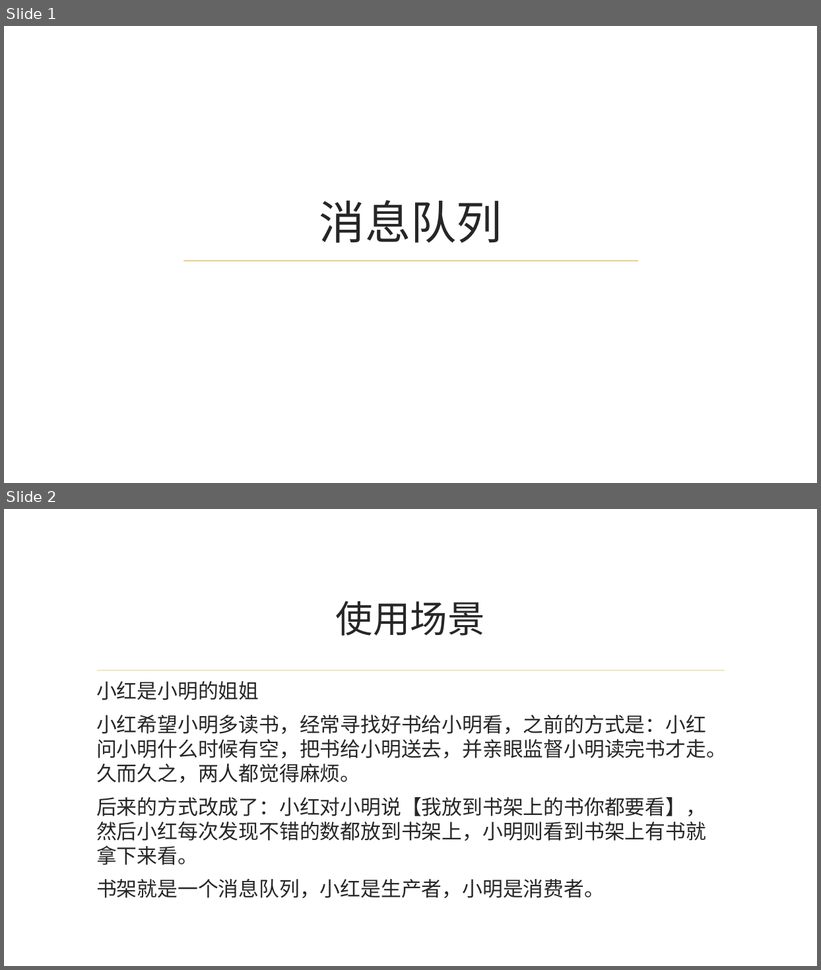
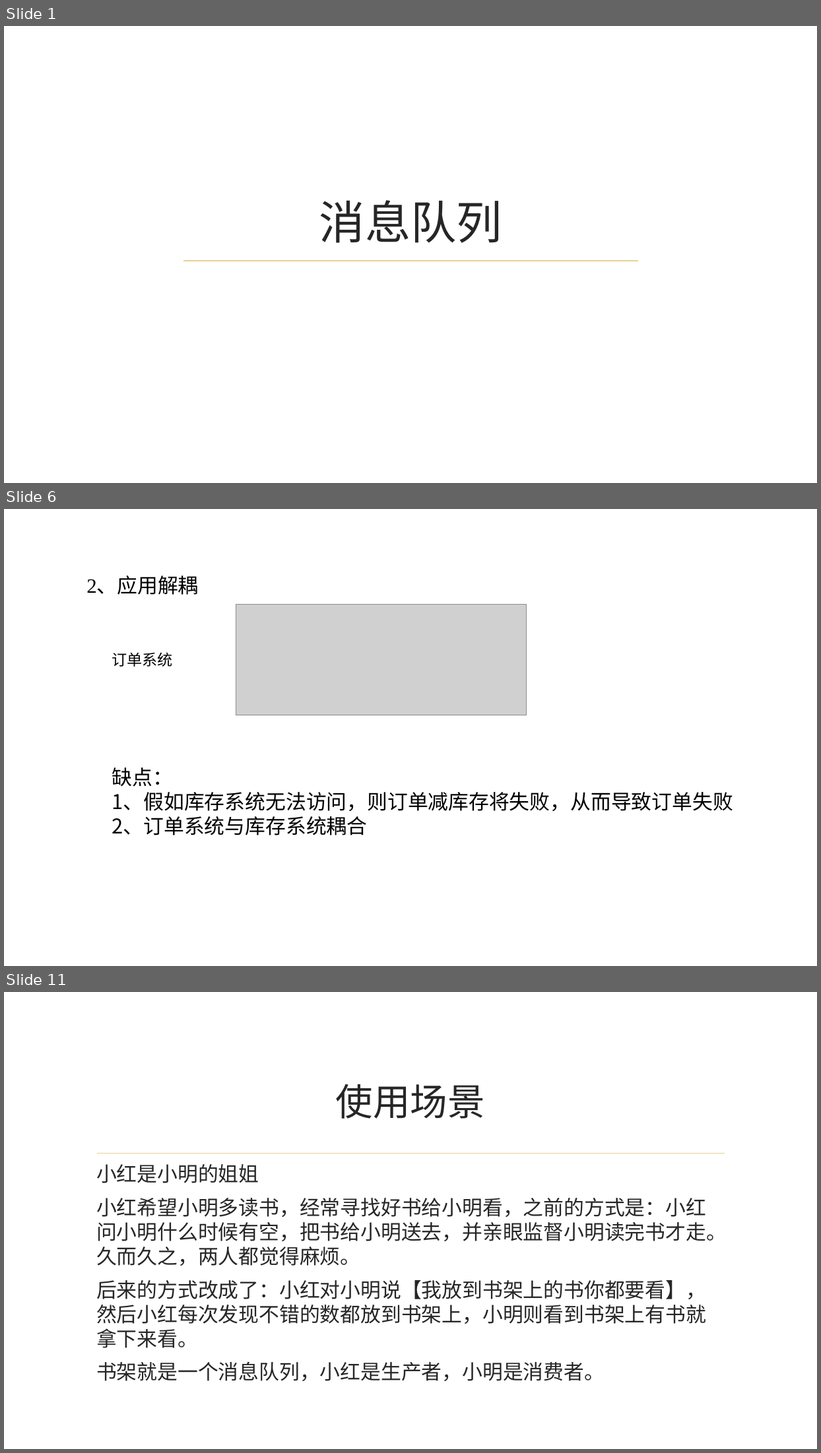
Before and after one commit to mmmhong/CPC, a slide deck: 消息队列/消息队列.pptx. Shown one above the other, each under a label of ours: slides 1 and 2 before the commit, slides 1, 6 and 11 after it; the slides between them are not shown. The pictures are 821x970 and 821x1453 pixels, drawn with LibreOffice and Linux fonts; fonts in the diff are those of the drawing; grey boxes stand for pictures; background and template pictures are left out. Boxes give left, top, right and bottom in pixels: in the first picture for what was removed or moved away, otherwise in the second. Text is boxed around its words. In the diff, an @@ line names an element or a change of style, - is before the commit and + after.

```diff
--- a/消息队列/消息队列.pptx
+++ b/消息队列/消息队列.pptx
@@ slide 6 added at (x1=4, y1=509, x2=817, y2=966), background picture (left out) @@
@@ text added at (x1=86, y1=577, x2=198, y2=595), 24 pt, text #000000 @@
+2、应用解耦
@@ picture added at (x1=236, y1=604, x2=527, y2=715) @@
@@ text added at (x1=112, y1=652, x2=173, y2=667), 18 pt, text #000000 @@
+订单系统
@@ text added at (x1=112, y1=768, x2=733, y2=836), 24 pt, text #000000 @@
+缺点：
+1、假如库存系统无法访问，则订单减库存将失败，从而导致订单失败
+2、订单系统与库存系统耦合
@@ what was slide 2 is now slide 11 @@
```
Also in this commit, not shown: 9 other slides added, 2 other files.
